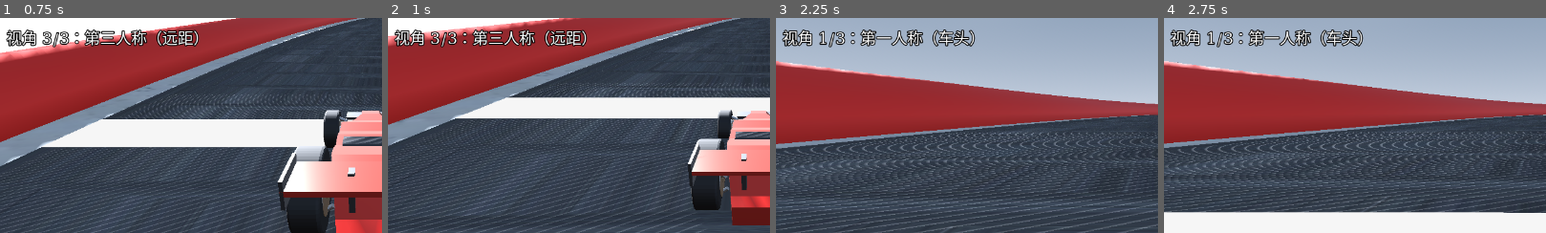
Above: before the commit, frames 1-4 (left to right).
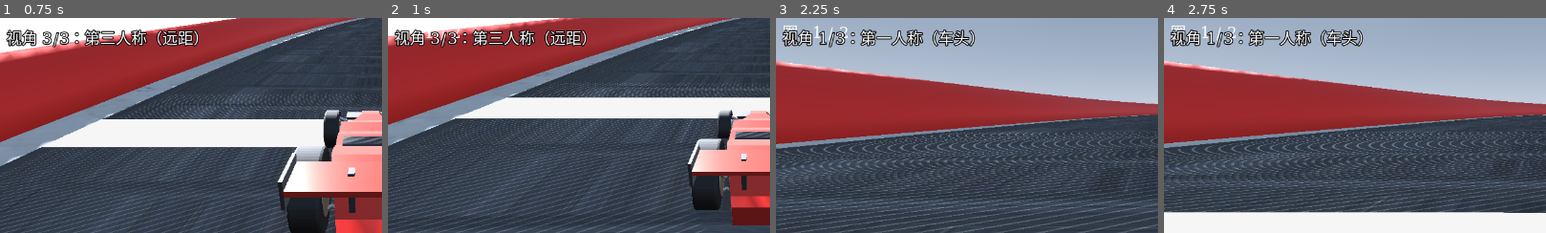
Above: after the commit, the same moments.

Repository: QieRong/godot-racer
Game: Godot game, scene res://scenes/menu.tscn
The game is run twice, just before and just after one commit, with the same random seed, the same clock (stepped at 60 frames per second) and the same inputs.
Inputs (mouse positions are % of the whole screen's width and height, from its top left):
- Up to frame 1 (0.75 s): click "1. 新兵训练营 【简单】 路宽 14m · 检查点 3 …" at 0.5 s
- Up to frame 2 (1 s): no input
- Up to frame 3 (2.25 s): tap Enter at 1.25 s; move the mouse to (72, 45) at 1.27 s; hold D (steer_right) 1.28-2.03 s; hold Right mouse button (camera_orbit) 1.28-2.03 s; click (72, 45) at 1.42 s; move the mouse to (30, 55) at 2.02 s; hold S (brake_reverse) from 2.03 s (still down); tap V (camera_view) at 2.1 s
- Up to frame 4 (2.75 s): keep holding S (brake_reverse)
The pictures show only the part of the screen within x 2-52%, y 28-78%; the shares and areas given below are measured in that part.

Frame 1 is identical in both runs. In frame 2, less than 0.1% of the frame differs, in the area x 2-19%, y 4-11%; in frame 3, 0.1%, in the area x 2-19%, y 3-11%; in frame 4, 0.1%.

Commit message:
feat(hud): 加「当前第几圈 / 共几圈」显示
原来 HUD 只有圈速（本圈 / 上圈 / 最快），跑多圈关卡时看不出自己在第几圈、
一共要跑几圈。车辆早就暴露了 laps_done / laps_target，只是没人显示。

实现要点：
- 新增 _build_lap_label()，**运行时建**、不往 main.tscn 里加节点。
  为什么不动 .tscn：实测编辑器保存 .tscn 时会把手写注释整段吃掉，并把手写 uid
  换成生成的（main.tscn 里那些注释记着出生点踩坑之类的结论），代价不可接受。
  这与项目既有做法一致 —— _build_wrong_way_label() 文件头就写着"不碰 main.tscn"。
- 位置紧跟 BestLabel 下面（top=204），左边距 30、字号 26，与上面一列对齐。
- laps_done 是"已完成圈数"，显示给玩家要 +1（正在跑的这一圈）；
  laps_target = 0 表示本关不限圈数（练习模式），这时只显示当前圈数。

实现过程：本功能是用 godot-mcp 的 edit_script 工具写的（4 次调用，+30 行）。
需要说明两点，都记进了 AGENTS.md §22：
  1. edit_script 有可复现 bug —— 新片段里"以 : 结尾的行"后面的换行会被写成
     字面量 /n（3 处全部命中），已手修；所以 MCP 改完脚本必须 git diff + parse-check。
  2. 中途尝试过用 add_node 直接改 main.tscn，发现会触发上面说的注释/uid 重写，
     于是改成运行时建。

验证：lint 通过、parse-check 通过、run-all-checks -Quick 全部 15 项通过
（绑定 0674a08，工作区含本次改动）。

Diff:
--- a/godot-racer/scripts/hud.gd
+++ b/godot-racer/scripts/hud.gd
@@ -49,6 +49,10 @@
 var _wrong_way_label: Label = null
 ## 提示条外框（负责显隐；Label 只装文字）
 var _wrong_way_panel: PanelContainer = null
+## 圈数显示（"当前第几圈 / 共几圈"）。和「开反了」提示条同一个做法：**运行时建**。
+## 为什么不往 main.tscn 里加节点：实测编辑器保存 .tscn 时会把手写注释整段吃掉
+## （main.tscn 里那些注释记着出生点踩坑之类的结论，丢不起），uid 也会被重新生成。
+var _lap_label: Label = null
 ## 提示条的脉冲周期（秒）。规格：透明度 0.7~1.0 循环，周期 0.8 秒。
 const WRONG_WAY_PULSE_PERIOD := 0.8
 
@@ -83,6 +87,7 @@
 	_refresh_labels()
 	_setup_minimap()
 	_build_wrong_way_label()
+	_build_lap_label()
 	# 圈速由车辆按"几何压线"判定后发信号，HUD 只负责显示
 	if car != null and car.has_signal("lap_completed"):
 		car.lap_completed.connect(_on_lap_completed)
@@ -175,6 +180,25 @@
 	print("[HUD] 「方向反了」提示条已就绪（判定来自 track_layout.wrong_way_state，本处只显示）")
 
 
+## 建「圈数」标签。位置：紧跟 BestLabel 下面（top=204），左边距 30、字号 26 与上面一列对齐。
+##
+## 为什么原来没有：HUD 一直只有**圈速**（本圈/上圈/最快），没有"正在跑第几圈、共几圈"，
+## 玩家在跑多圈关卡时看不出进度。
+func _build_lap_label() -> void:
+	var font := SystemFont.new()
+	font.font_names = PackedStringArray(["Microsoft YaHei UI", "Microsoft YaHei", "SimHei", "sans-serif"])
+	_lap_label = Label.new()
+	_lap_label.name = "LapLabel"
+	_lap_label.text = "圈   1 / 1"
+	_lap_label.add_theme_font_override("font", font)
+	_lap_label.add_theme_font_size_override("font_size", 26)
+	_lap_label.offset_left = 30.0
+	_lap_label.offset_top = 204.0
+	_lap_label.offset_right = 400.0
+	_lap_label.offset_bottom = 238.0
+	add_child(_lap_label)
+
+
 ## 把「开反了」判定同步到提示条。
 ##
 ## ⚠ 为什么要在 **_physics_process** 里同步，而不是只在 `_process`：
@@ -243,6 +267,15 @@
 		_speed_label.text = "%d km/h" % roundi(kmh)
 		# 本圈计时实时走动。原来只在压线时才刷新一次，所以"本圈"永远停在 --:--.---
 		_time_label.text = "本圈   %s" % _fmt(float(car.call("current_lap_time")))
+		# 圈数：laps_done 是**已完成**的圈数，显示给玩家要 +1（正在跑的这一圈）；
+		# laps_target = 0 表示本关不限圈数（练习），这时只显示当前圈数。
+		if _lap_label != null:
+			var _done := int(car.get("laps_done"))
+			var _target := int(car.get("laps_target"))
+			if _target > 0:
+				_lap_label.text = "圈   %d / %d" % [_done + 1, _target]
+			else:
+				_lap_label.text = "圈   %d" % (_done + 1)
 		# 「开反了」：只读判定结果，不在这里重算（阈值在 track_layout.wrong_way_state）。
 		# `car` 是 VehicleBody3D 类型，`wrong_way` 是脚本变量 —— 用 get() 取，
 		# 避免"变量在但类型推断不出"的解析告警（本项目踩过三次）。
